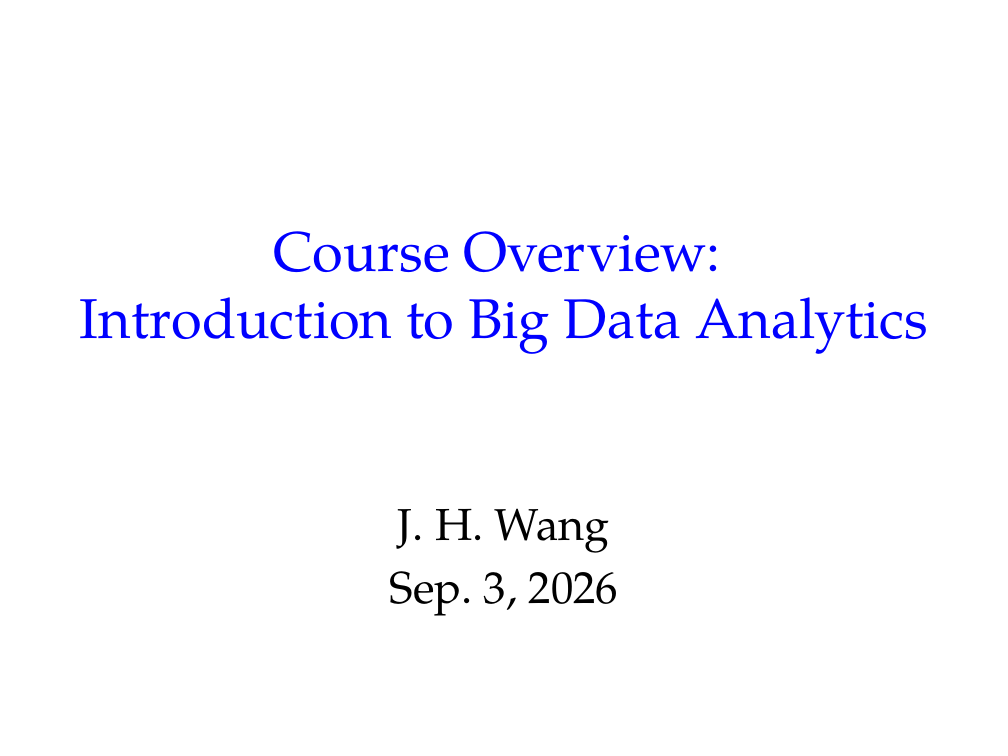
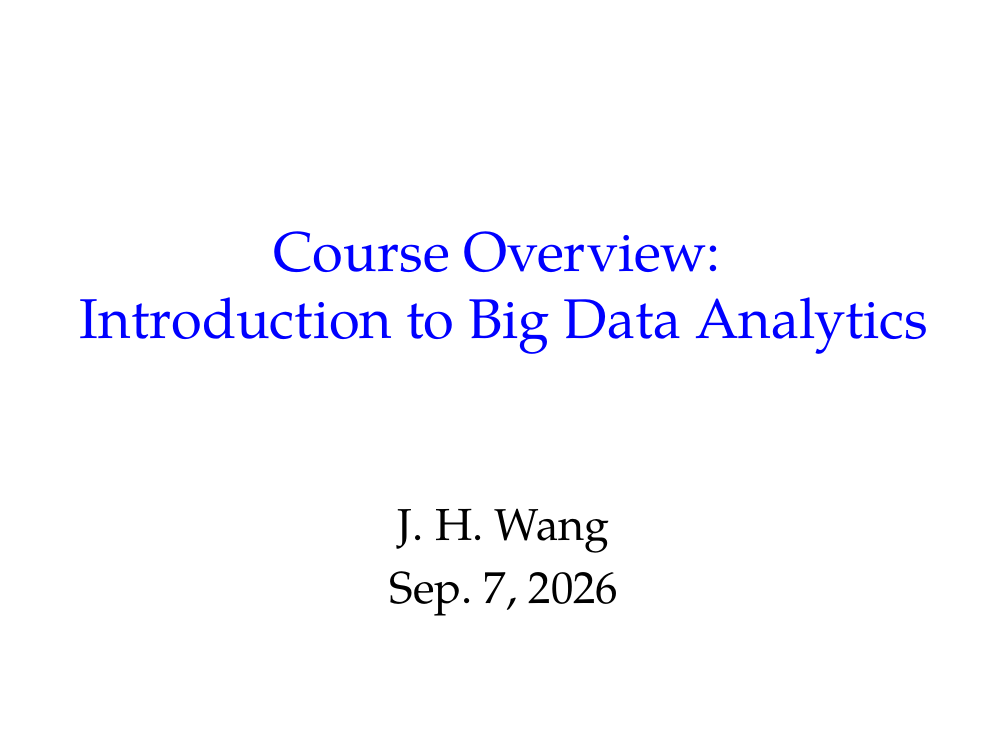
Before and after one commit to chriswjh/chriswjh.github.io, a slide deck: slide 1 of BDA/00-overview.pptx. Drawn at 1008x756 pixels with LibreOffice and Linux fonts; fonts in the diff are those of the drawing. Boxes give left, top, right and bottom in pixels: in the first picture for what was removed or moved away, otherwise in the second. Text is boxed around its words. In the diff, an @@ line names an element or a change of style, - is before the commit and + after.

```diff
--- a/BDA/00-overview.pptx
+++ b/BDA/00-overview.pptx
@@ subtitle at [390,571,619,616]: text changed @@
-Sep. 3, 2026
+Sep. 7, 2026
```
Also in this commit, not shown: 6 other slides changed, 1 slide added.
